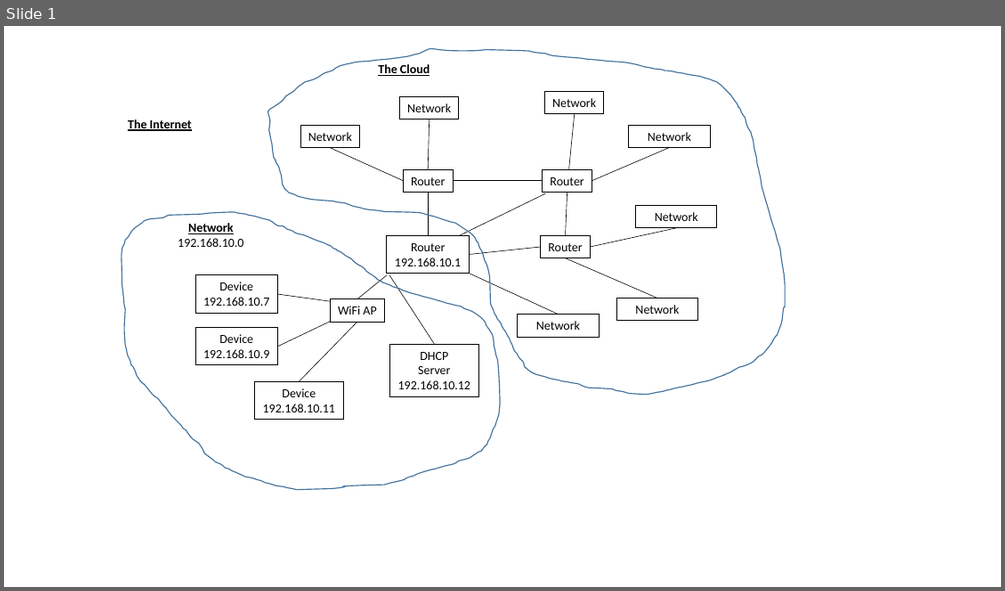
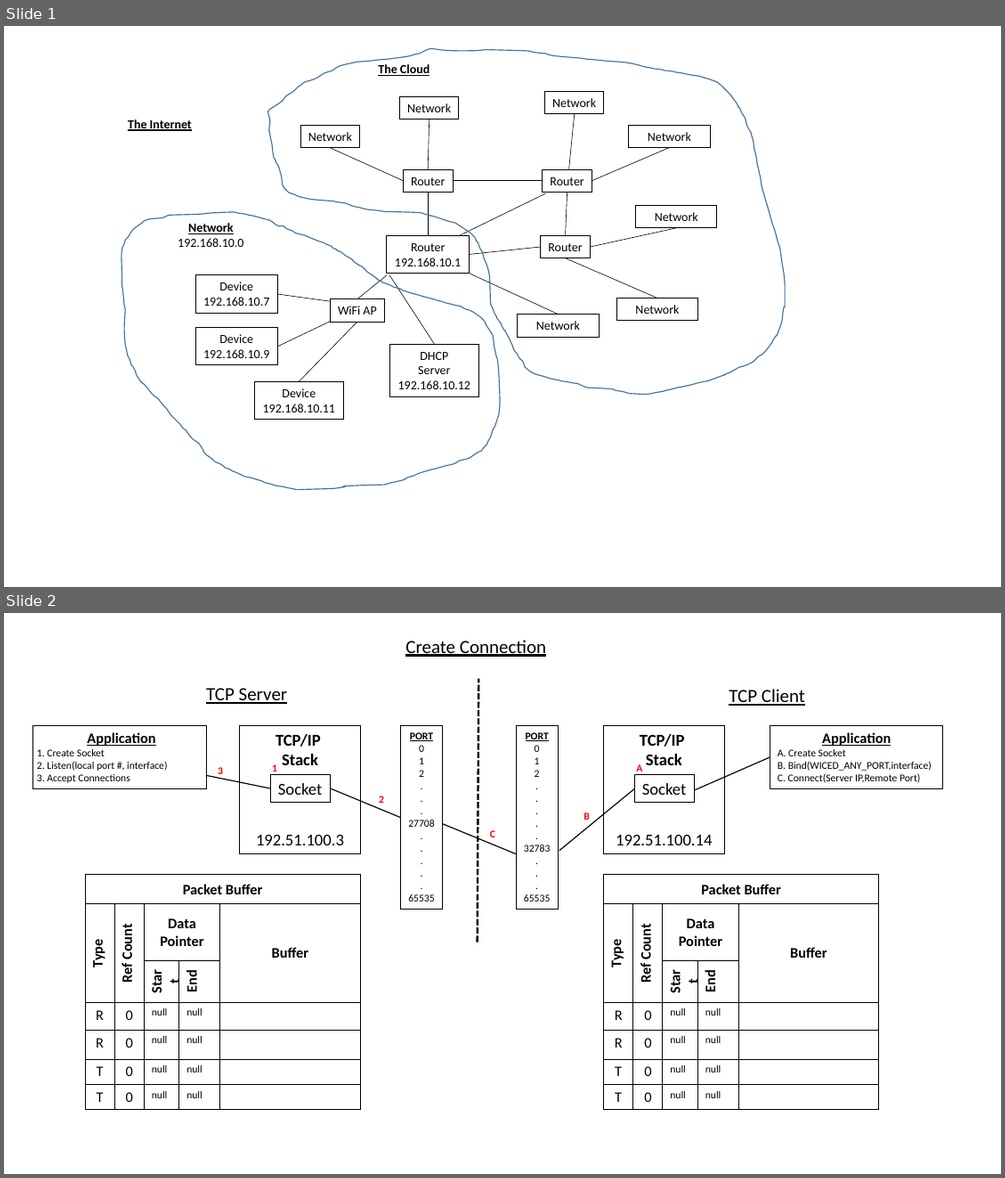
Before and after one commit to iotexpert/WW101, a slide deck: labmanual/drawings.pptx. Shown one above the other, each under a label of ours: slide 1 before the commit, slides 1 and 2 after it. The pictures are 1005x591 and 1005x1178 pixels, drawn with LibreOffice and Linux fonts; fonts in the diff are those of the drawing. Boxes give left, top, right and bottom in pixels: in the first picture for what was removed or moved away, otherwise in the second. Text is boxed around its words. In the diff, an @@ line names an element or a change of style, - is before the commit and + after.

```diff
--- a/labmanual/drawings.pptx
+++ b/labmanual/drawings.pptx
@@ slide 2 added at [4, 613, 1001, 1174], background #FFFFFF @@
@@ text added at [405, 640, 546, 657], 18 pt, text #000000, underline @@
+Create Connection
@@ text added at [206, 688, 288, 704], 18 pt, text #000000, underline @@
+TCP Server
@@ line added from (477, 942) to (479, 679), #000000 2 pt dashed @@
@@ text added at [728, 689, 805, 706], 18 pt, text #000000, underline @@
+TCP Client
@@ rectangle added at [33, 726, 206, 788], outline #000000 0.75 pt, 10 pt, text #000000 @@
+Application
+1. Create Socket
+2. Listen(local port #, interface)
+3. Accept Connections
@@ rectangle added at [240, 726, 361, 854], outline #000000 0.75 pt, 16 pt, text #000000 @@
+TCP/IP
+Stack
+192.51.100.3
@@ rectangle added at [400, 726, 442, 910], outline #000000 0.75 pt, 10 pt, text #000000 @@
+PORT
+0
+1
+2
+.
+.
+.
+27708
+.
+.
+.
+.
+.
+65535
@@ rectangle added at [517, 726, 558, 910], outline #000000 0.75 pt, 10 pt, text #000000 @@
+PORT
+0
+1
+2
+.
+.
+.
+.
+.
+32783
+.
+.
+.
+65535
@@ rectangle added at [604, 726, 725, 854], outline #000000 0.75 pt, 16 pt, text #000000 @@
+TCP/IP
+Stack
+192.51.100.14
@@ rectangle added at [770, 726, 943, 788], outline #000000 0.75 pt, 10 pt, text #000000 @@
+Application
+A. Create Socket
+B. Bind(WICED_ANY_PORT,interface)
+C. Connect(Server IP,Remote Port)
@@ text added at [218, 767, 223, 778], 10 pt, text #FF0000, bold @@
+3
@@ text added at [272, 764, 277, 775], 10 pt, text #FF0000, bold @@
+1
@@ text added at [636, 764, 642, 775], 10 pt, text #FF0000, bold @@
+A
@@ line added from (770, 757) to (695, 790), #000000 1 pt @@
@@ line added from (271, 788) to (206, 775), #000000 1 pt @@
@@ rectangle added at [271, 774, 331, 803], outline #000000 0.75 pt, 16 pt, text #000000 @@
+Socket
@@ line added from (400, 817) to (331, 788), #000000 1 pt @@
@@ text added at [379, 795, 384, 803], 10 pt, text #FF0000, bold @@
+2
@@ line added from (635, 788) to (559, 851), #000000 1 pt @@
@@ rectangle added at [635, 774, 695, 803], outline #000000 0.75 pt, 16 pt, text #000000 @@
+Socket
@@ line added from (517, 854) to (442, 824), #000000 1 pt @@
@@ text added at [583, 812, 590, 819], 10 pt, text #FF0000, bold @@
+B
@@ text added at [490, 830, 495, 837], 10 pt, text #FF0000, bold @@
+C
@@ table added at [85, 875, 361, 1110], 7 rows, 5 columns @@
+Packet Buffer |  |  |  | 
+Type | Ref Count | Data / Pointer |  | Buffer
+ |  | Start | End | 
+R | 0 | null | null | 
+R | 0 | null | null | 
+T | 0 | null | null | 
+T | 0 | null | null | 
@@ table added at [604, 875, 880, 1110], 7 rows, 5 columns @@
+Packet Buffer |  |  |  | 
+Type | Ref Count | Data / Pointer |  | Buffer
+ |  | Start | End | 
+R | 0 | null | null | 
+R | 0 | null | null | 
+T | 0 | null | null | 
+T | 0 | null | null | 
```
Also in this commit, not shown: 10 other files.
